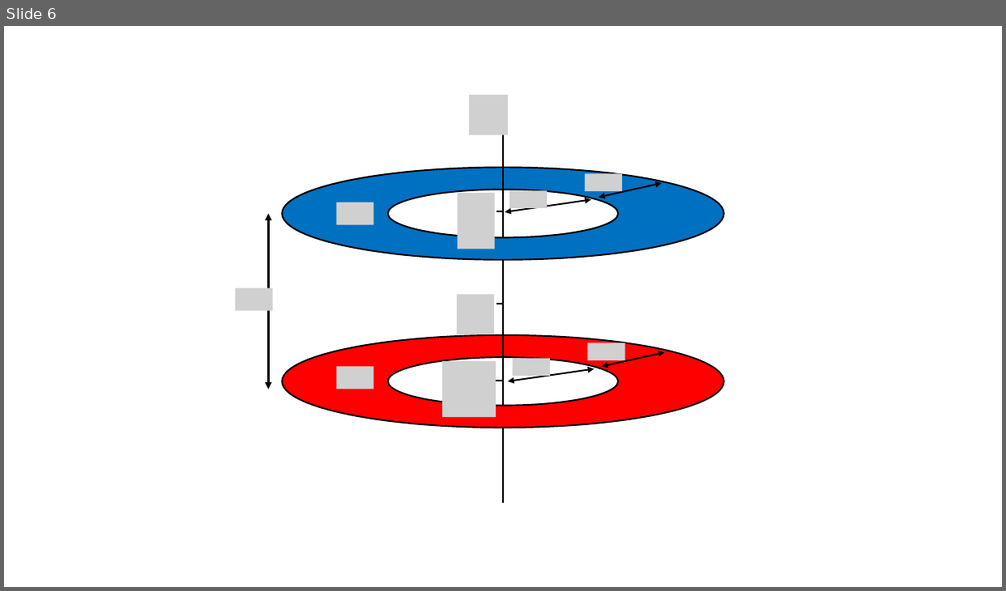
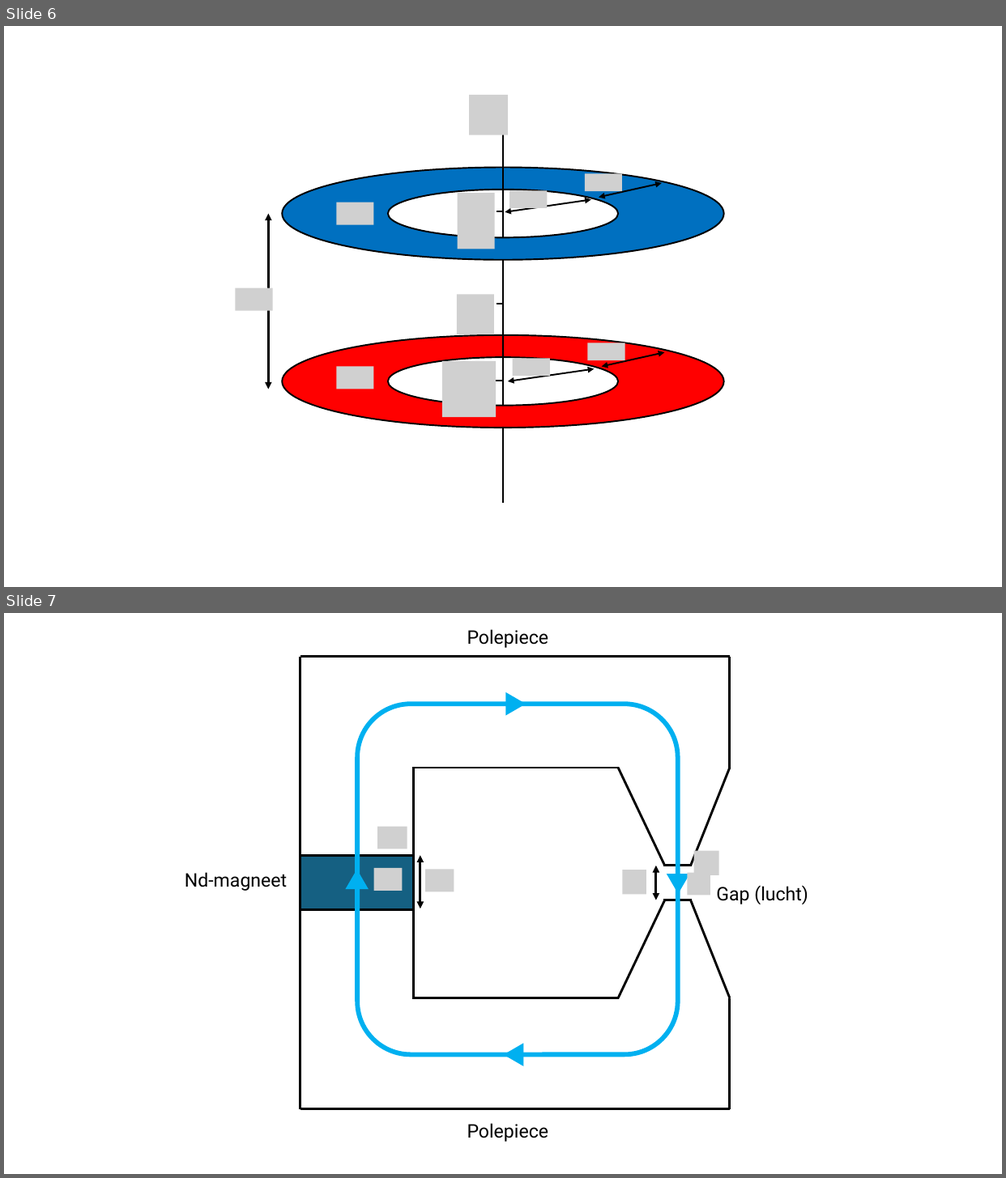
Before and after one commit to desdb6/Permanent_Magnet_Lens, a slide deck: report/Figures.pptx. Shown one above the other, each under a label of ours: slide 6 before the commit, slides 6 and 7 after it. The pictures are 1006x591 and 1006x1178 pixels, drawn with LibreOffice and Linux fonts; fonts in the diff are those of the drawing; grey boxes stand for pictures. Boxes give left, top, right and bottom in pixels: in the first picture for what was removed or moved away, otherwise in the second. Text is boxed around its words. In the diff, an @@ line names an element or a change of style, - is before the commit and + after.

```diff
--- a/report/Figures.pptx
+++ b/report/Figures.pptx
@@ slide 7 added at (4,613,1002,1174), background #FFFFFF @@
@@ text added at (467,629,549,648), 18 pt, text #000000 @@
+Polepiece
@@ rounded rectangle added at (357,705,678,1055), outline #00B0F0 4.5 pt @@
@@ triangle added at (505,692,526,716), fill #00B0F0 @@
@@ picture added at (377,826,407,849) @@
@@ rectangle added at (300,855,414,910), fill #156082, outline #000000 2.25 pt @@
@@ double arrow added from (420, 855) to (420, 909), #000000 2.25 pt @@
@@ picture added at (694,851,719,875) @@
@@ text added at (185,872,287,891), 18 pt, text #000000 @@
+Nd-magneet
@@ triangle added at (345,870,368,890), fill #00B0F0 @@
@@ picture added at (374,868,402,891) @@
@@ picture added at (425,869,454,892) @@
@@ picture added at (622,870,646,895) @@
@@ double arrow added from (656, 866) to (656, 901), #000000 2.25 pt @@
@@ group added at (300,657,731,866): 8 lines @@
@@ triangle added at (667,875,690,895), fill #00B0F0 @@
@@ picture added at (688,873,710,895) @@
@@ group added at (300,901,731,1110): 8 lines @@
@@ text added at (716,885,808,905), 18 pt, text #000000 @@
+Gap (lucht)
@@ triangle added at (503,1043,523,1067), fill #00B0F0 @@
@@ text added at (467,1123,549,1142), 18 pt, text #000000 @@
+Polepiece
```
Also in this commit, not shown: 21 other files.
